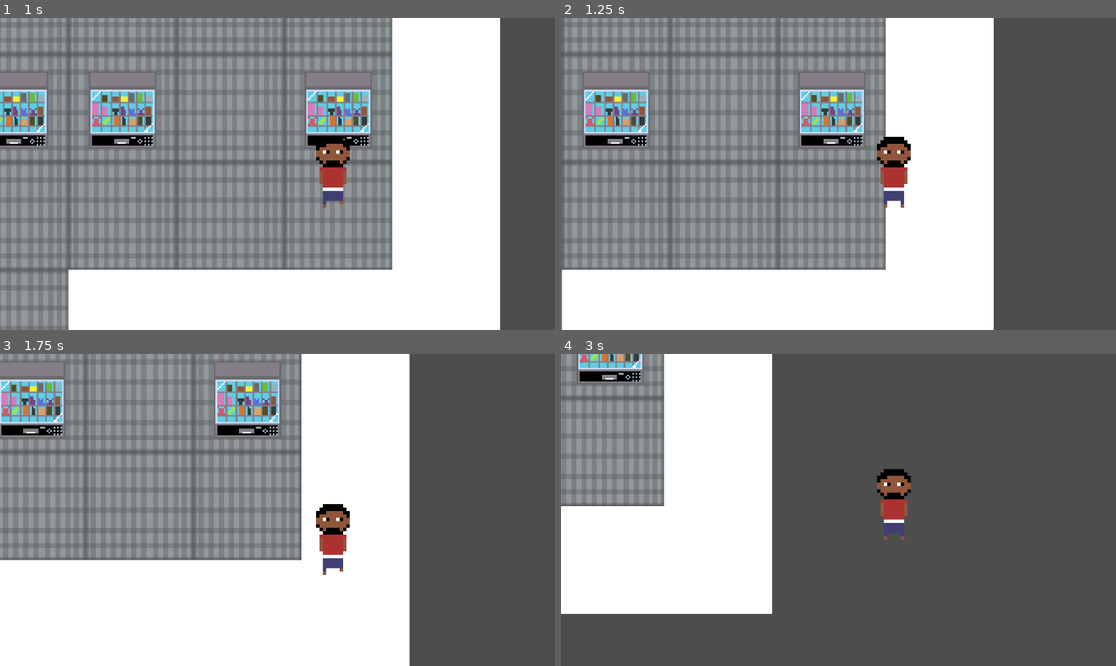
Above: before the commit, frames 1-4 (two rows, left to right).
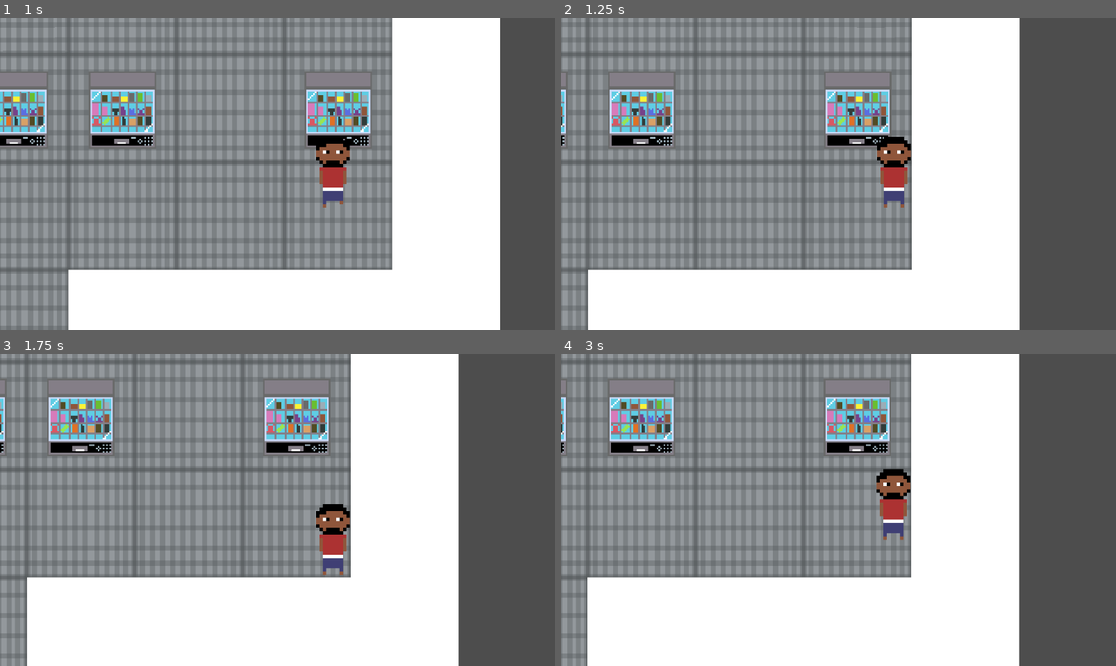
Above: after the commit, the same moments.

Repository: d0if/hood-rpg
Game: Godot game, scene res://Scenes/gas_station.tscn
Two runs of this game, one before a commit and one after it. Both use one fixed random seed, a clock stepped at 60 frames per second and the inputs below. This scene is started directly instead of the project's main scene.
Inputs:
- Up to frame 1 (1 s): tap Enter at 0.5 s; hold Right (ui_right) from 0.53 s (still down); hold Shift from 0.53 s (still down)
- Up to frame 2 (1.25 s): keep holding Right (ui_right); keep holding Shift
- Up to frame 3 (1.75 s): release Right (ui_right) at 1.28 s; release Shift at 1.28 s; hold Down (ui_down) from 1.28 s (still down); tap Shift at 1.35 s
- Up to frame 4 (3 s): release Down (ui_down) at 2.03 s; hold Right (ui_right) 2.03-2.78 s; hold Shift 2.03-2.78 s; hold Up (ui_up) from 2.78 s (still down); tap Shift at 2.85 s

Frame 1 is identical in both runs. In frame 2, 15% of the frame differs, in the area x 0-83%, y 0-100%; in frame 3, 29%; in frame 4, 72%.

Commit message:
08/10/2024

Diff:
--- a/Godot/Scenes/gas_station.tscn
+++ b/Godot/Scenes/gas_station.tscn
@@ -10,23 +10,44 @@
 texture = ExtResource("1_0vbts")
 0:0/size_in_atlas = Vector2i(4, 4)
 0:0/0 = 0
+0:0/0/physics_layer_0/linear_velocity = Vector2(0, 0)
+0:0/0/physics_layer_0/angular_velocity = 0.0
 4:0/size_in_atlas = Vector2i(4, 4)
 4:0/0 = 0
+4:0/0/physics_layer_0/linear_velocity = Vector2(0, 0)
+4:0/0/physics_layer_0/angular_velocity = 0.0
+4:0/0/physics_layer_0/polygon_0/points = PackedVector2Array(-19.799, -20.8597, 19, -21.5, 20, 3, -20.1525, 4.24264)
 8:0/size_in_atlas = Vector2i(4, 4)
 8:0/0 = 0
+8:0/0/physics_layer_0/linear_velocity = Vector2(0, 0)
+8:0/0/physics_layer_0/angular_velocity = 0.0
+8:0/0/physics_layer_0/polygon_0/points = PackedVector2Array(-33, -9, 31.5, -8.5, 31.5, 4.5, -33, 6)
 12:0/size_in_atlas = Vector2i(4, 4)
 12:0/0 = 0
+12:0/0/physics_layer_0/linear_velocity = Vector2(0, 0)
+12:0/0/physics_layer_0/angular_velocity = 0.0
+12:0/0/physics_layer_0/polygon_0/points = PackedVector2Array(-33, -9, 31.5, -8.5, 31.5, 4.5, -33, 6)
 16:0/size_in_atlas = Vector2i(4, 4)
 16:0/0 = 0
+16:0/0/physics_layer_0/linear_velocity = Vector2(0, 0)
+16:0/0/physics_layer_0/angular_velocity = 0.0
+16:0/0/physics_layer_0/polygon_0/points = PackedVector2Array(-32.5, -32.5, 32, -33.5, 32, 32.5, -32, 32)
 20:0/size_in_atlas = Vector2i(4, 4)
 20:0/0 = 0
+20:0/0/physics_layer_0/linear_velocity = Vector2(0, 0)
+20:0/0/physics_layer_0/angular_velocity = 0.0
+20:0/0/physics_layer_0/polygon_0/points = PackedVector2Array(-32.8805, -15.9099, 31.8198, -15.2028, 32.5269, 11.3137, -32.5269, 10.6066)
 
 [sub_resource type="TileSetAtlasSource" id="TileSetAtlasSource_eh1fl"]
 texture = ExtResource("2_5g5nk")
 0:0/size_in_atlas = Vector2i(4, 4)
 0:0/0 = 0
+0:0/0/physics_layer_0/linear_velocity = Vector2(0, 0)
+0:0/0/physics_layer_0/angular_velocity = 0.0
+0:0/0/physics_layer_0/polygon_0/points = PackedVector2Array(-32.5, -32.5, 32, -33.5, 32, 32.5, -32, 32)
 
 [sub_resource type="TileSet" id="TileSet_7om8f"]
+physics_layer_0/collision_layer = 1
 sources/0 = SubResource("TileSetAtlasSource_306n1")
 sources/1 = SubResource("TileSetAtlasSource_eh1fl")
 
Not shown, added: Art/Main player/Sprite-0002 sprinting-sheet.png
